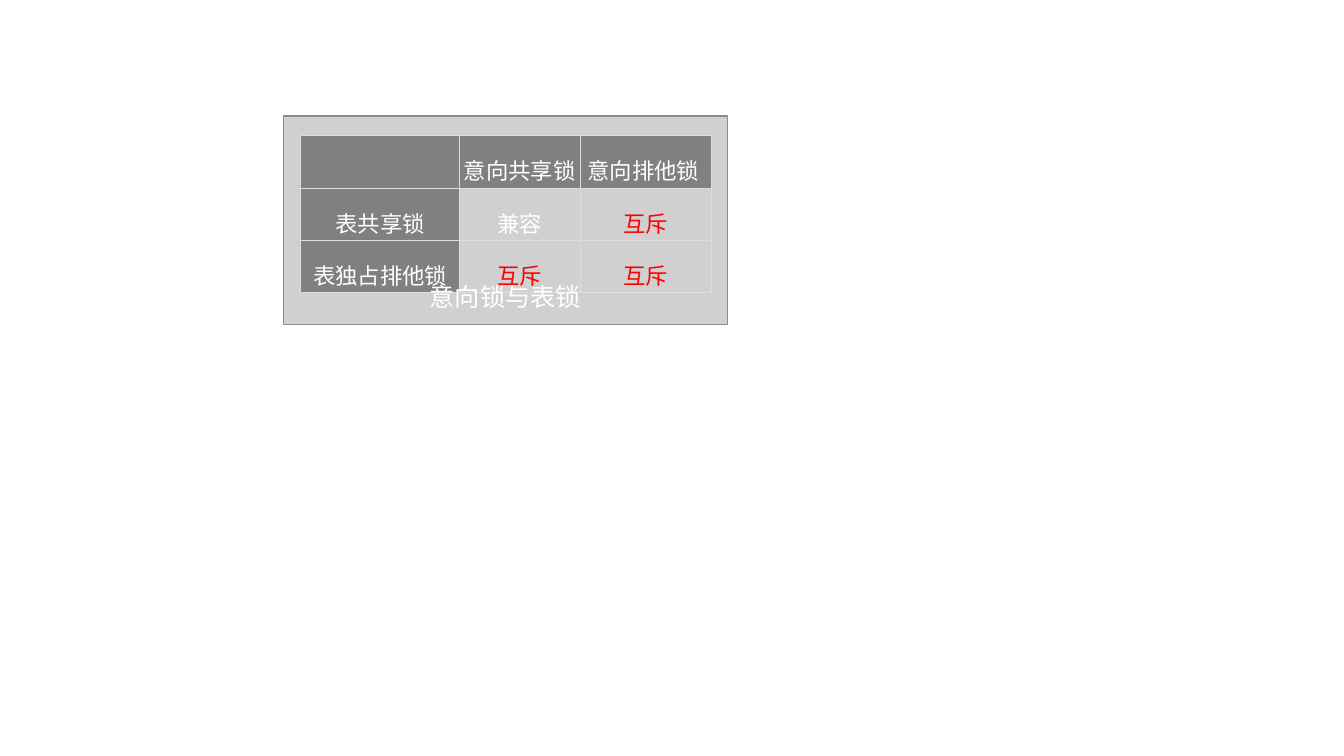
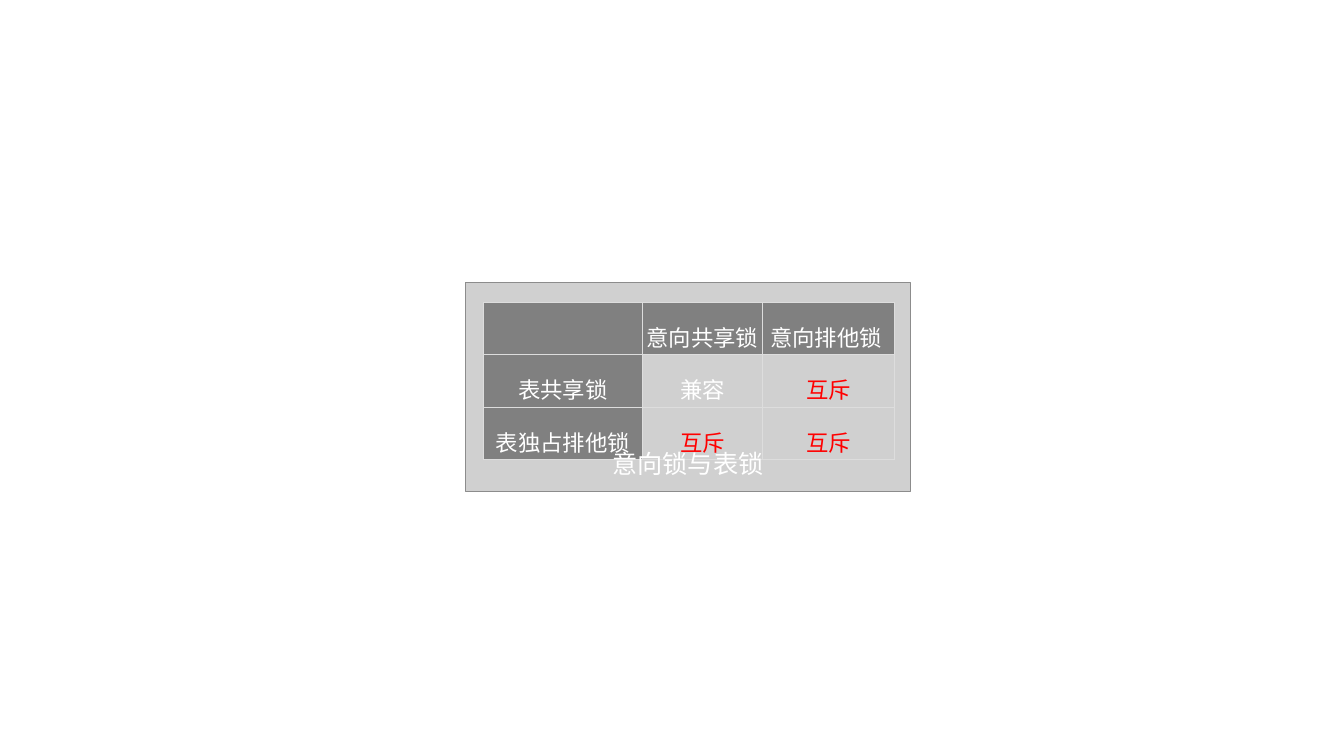
Before and after one commit to caison/java-knowledge-mind-map, a slide deck: slide 3 of 数据库/配图.pptx. Drawn at 1344x756 pixels with LibreOffice and Linux fonts; fonts in the diff are those of the drawing; grey boxes stand for pictures; background and template pictures are left out. Boxes give left, top, right and bottom in pixels: in the first picture for what was removed or moved away, otherwise in the second. Text is boxed around its words. In the diff, an @@ line names an element or a change of style, - is before the commit and + after.

```diff
--- a/数据库/配图.pptx
+++ b/数据库/配图.pptx
@@ picture: place and size @@
-picture at bbox=[283, 116, 728, 325]
+picture at bbox=[466, 283, 910, 492]
@@ table: place and size @@
-table at bbox=[301, 136, 712, 294]
+table at bbox=[484, 302, 894, 460]
@@ rectangle "意向锁与表锁": place and size @@
-rectangle "意向锁与表锁" at bbox=[335, 271, 677, 321]
+rectangle "意向锁与表锁" at bbox=[517, 439, 859, 488]
```
Also in this commit, not shown: 1 other slide changed, 2 slides added, 1 slide removed, 3 other files.
